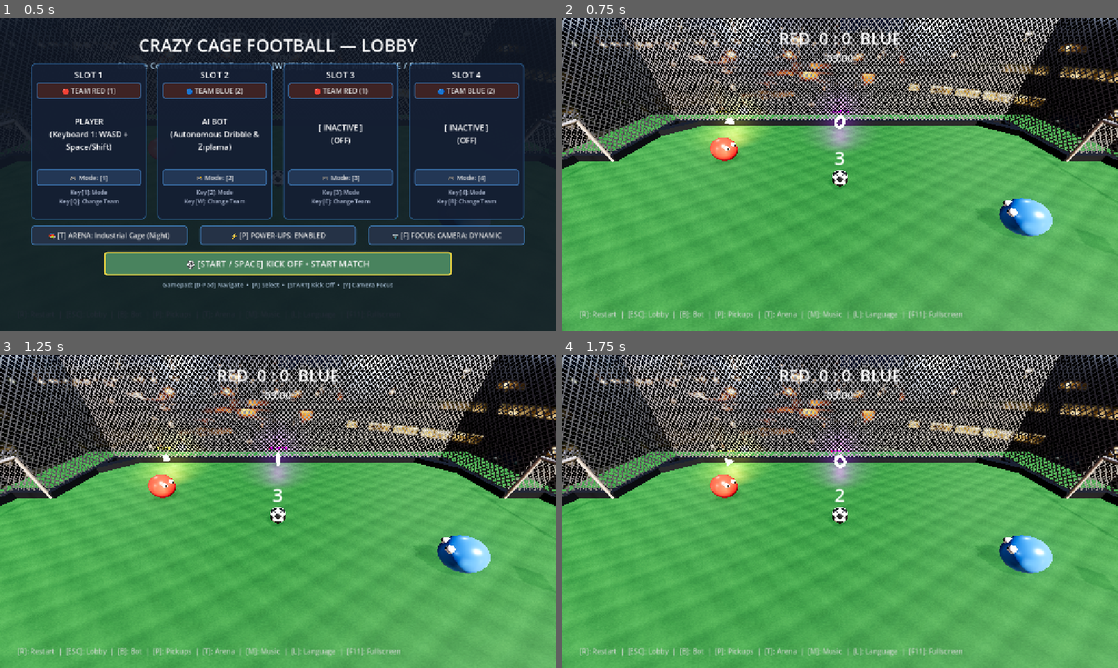
Above: before the commit, frames 1-4 (two rows, left to right).
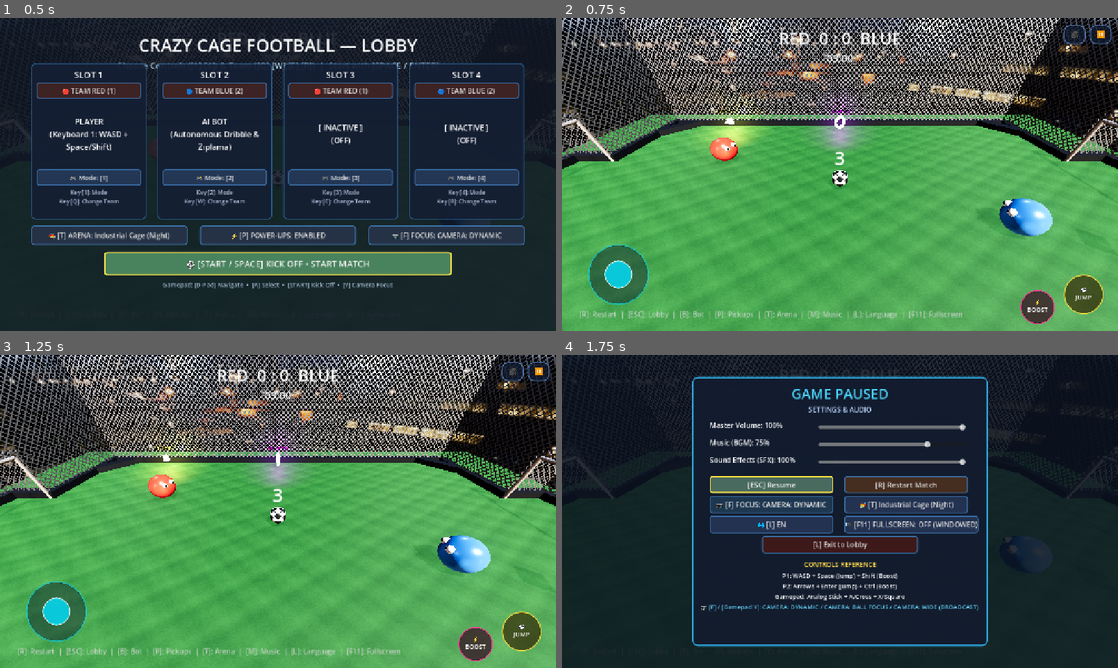
Above: after the commit, the same moments.

Repository: RobinNunkesser/gd-godot-crazy-cage-football
Game: Godot game, scene res://scenes/main.tscn
The game is run twice, just before and just after one commit, with the same random seed, the same clock (stepped at 60 frames per second) and the same inputs.
Inputs (mouse positions are in pixels of both pictures, inside the frame that each line leads up to):
- Up to frame 1 (0.5 s): no input
- Up to frame 2 (0.75 s): click "⚽ [START / SPACE] KICK OFF • …" at 0.5 s
- Up to frame 3 (1.25 s): no input
- Up to frame 4 (1.75 s): click (1101, 370) at 1.25 s, where only the run after the commit has a clickable "⏸️"

Frame 1 is identical in both runs. In frame 2, 3.3% of the frame differs, in the area x 4-99%, y 2-98%; in frame 3, 3.3%; in frame 4, 95%, in the area x 0-100%, y 0-100%.

Commit message:
feat(web,tablet): add arcade touch overlay and github pages single-threaded deployment

Diff:
--- a/project.godot
+++ b/project.godot
@@ -7,7 +7,7 @@
 [application]
 
 config/name="Crazy Cage Football"
-config/version="0.2.1"
+config/version="0.2.2"
 config/description="3D Physics Cage Soccer Game in Godot 4 inspired by Zippir: Kafes Futbolu. Roll, jump (Ziplama) and score bank-shot goals!"
 run/main_scene="res://scenes/main.tscn"
 config/icon="res://assets/icon.png"
@@ -30,6 +30,12 @@
 [rendering]
 
 textures/vram_compression/import_etc2_astc=true
+renderer/rendering_method.web="gl_compatibility"
+
+[input_devices]
+
+pointing/emulate_touch_from_mouse=true
+pointing/emulate_mouse_from_touch=true
 
 [input]
 
--- a/scenes/main.gd
+++ b/scenes/main.gd
@@ -11,9 +11,11 @@
 const CagePowerUp = preload("res://scripts/power_up.gd")
 const CageThemeManager = preload("res://scripts/cage_theme_manager.gd")
 const CageMatchStats = preload("res://scripts/match_stats.gd")
+const CageTouchOverlay = preload("res://scripts/cage_touch_overlay.gd")
 
 var theme_manager: CageThemeManager
 var match_stats: CageMatchStats
+var touch_overlay: CageTouchOverlay
 var is_game_paused: bool = false
 var world_env: WorldEnvironment
 var stadium_light: DirectionalLight3D
@@ -301,6 +303,13 @@
 	# 9. Theme Manager & Initiale Theme-Anwendung
 	theme_manager = CageThemeManager.get_instance()
 	apply_theme(theme_manager.get_current_theme(), false)
+
+	# 10. Touch Overlay für Tablets & Web
+	touch_overlay = CageTouchOverlay.new()
+	touch_overlay.name = "CageTouchOverlay"
+	touch_overlay.pause_requested.connect(toggle_pause)
+	touch_overlay.camera_focus_requested.connect(cycle_gameplay_focus)
+	add_child(touch_overlay)
 
 func _build_wall(pos: Vector3, size: Vector3, wall_name: String, custom_color: Color = Color(0.75, 0.8, 0.85, 0.75)) -> void:
 	var body = StaticBody3D.new()
@@ -1558,10 +1567,14 @@
 		ball.freeze = is_game_paused
 	if sound_manager:
 		sound_manager.play_ui_click()
+	if touch_overlay:
+		touch_overlay.set_gameplay_active(!is_game_paused)
 
 func show_match_stats() -> void:
 	if not ui_stats_container:
 		return
+	if touch_overlay:
+		touch_overlay.set_gameplay_active(false)
 
 	if ui_banner_label:
 		ui_banner_label.visible = false
@@ -2217,6 +2230,8 @@
 
 	ui_lobby_panel.visible = false
 	ui_hud_container.visible = true
+	if touch_overlay:
+		touch_overlay.set_gameplay_active(true)
 	_power_up_spawn_timer = 0.0
 	clear_power_ups()
 	reset_positions()
@@ -2230,6 +2245,8 @@
 
 func return_to_lobby() -> void:
 	is_game_paused = false
+	if touch_overlay:
+		touch_overlay.set_gameplay_active(false)
 	if ui_pause_container:
 		ui_pause_container.visible = false
 	if ui_stats_container:
@@ -2290,6 +2307,8 @@
 
 func restart_game() -> void:
 	is_game_paused = false
+	if touch_overlay:
+		touch_overlay.set_gameplay_active(true)
 	if ui_pause_container:
 		ui_pause_container.visible = false
 	if ui_stats_container:
--- /dev/null
+++ b/scripts/cage_touch_overlay.gd
@@ -0,0 +1,353 @@
+extends CanvasLayer
+class_name CageTouchOverlay
+
+## CageTouchOverlay: Ergonomisches On-Screen Arcade-Touch-Overlay für Tablets & Web
+## Bietet einen dynamischen virtuellen Analogstick (links), Jump- & Boost-Buttons (rechts)
+## sowie Quick-Access Tasten (Pause & Kamera-Fokus) für Touchscreens.
+
+signal pause_requested
+signal camera_focus_requested
+
+@export var force_visible: bool = false:
+	set(val):
+		force_visible = val
+		if val:
+			is_touch_active = true
+		else:
+			_detect_touch_device()
+		_update_visibility()
+@export var joystick_radius: float = 70.0
+@export var deadzone: float = 0.15
+
+var is_touch_active: bool = false
+var is_gameplay_active: bool = false
+
+# Touch-Tracking IDs (-1 = inaktiv)
+var _joystick_touch_id: int = -1
+var _jump_touch_id: int = -1
+var _boost_touch_id: int = -1
+
+# Positionen & Vektoren
+var _joystick_center: Vector2 = Vector2.ZERO
+var _joystick_default_pos: Vector2 = Vector2(140.0, 580.0)
+var _input_vector: Vector2 = Vector2.ZERO
+
+# UI Nodes
+var root_control: Control
+var joystick_base: Panel
+var joystick_knob: Panel
+var jump_btn: Button
+var boost_btn: Button
+var pause_btn: Button
+var cam_btn: Button
+
+func _ready() -> void:
+	layer = 15
+	_detect_touch_device()
+	if not is_instance_valid(root_control):
+		_build_ui()
+	_update_visibility()
+	var vp = get_viewport()
+	if vp and not vp.size_changed.is_connected(_on_viewport_resized):
+		vp.size_changed.connect(_on_viewport_resized)
+
+func _on_pause_pressed() -> void:
+	pause_requested.emit()
+
+func _on_cam_pressed() -> void:
+	camera_focus_requested.emit()
+
+func _get_viewport_size() -> Vector2:
+	var vp = get_viewport()
+	if vp:
+		return vp.get_visible_rect().size
+	return Vector2(1280.0, 720.0)
+
+func _detect_touch_device() -> void:
+	if force_visible:
+		is_touch_active = true
+		return
+	is_touch_active = DisplayServer.is_touchscreen_available() \
+		or OS.has_feature("web_android") \
+		or OS.has_feature("web_ios") \
+		or OS.has_feature("mobile") \
+		or OS.has_feature("touchscreen")
+
+func set_gameplay_active(active: bool) -> void:
+	is_gameplay_active = active
+	_reset_joystick()
+	_update_visibility()
+
+func _update_visibility() -> void:
+	if not is_instance_valid(root_control):
+		return
+	# Root ist aktiv, wenn Touchscreen erkannt wurde oder forciert ist
+	root_control.visible = is_touch_active
+
+	# Joystick & Action-Buttons sind nur während des Matches aktiv (nicht in Lobby / Pausenmenü)
+	var match_active = is_touch_active and is_gameplay_active
+	if is_instance_valid(joystick_base):
+		joystick_base.visible = match_active
+	if is_instance_valid(jump_btn):
+		jump_btn.visible = match_active
+	if is_instance_valid(boost_btn):
+		boost_btn.visible = match_active
+	if is_instance_valid(pause_btn):
+		pause_btn.visible = match_active
+	if is_instance_valid(cam_btn):
+		cam_btn.visible = match_active
+
+func _build_ui() -> void:
+	root_control = Control.new()
+	root_control.name = "TouchOverlayRoot"
+	root_control.set_anchors_preset(Control.PRESET_FULL_RECT)
+	root_control.mouse_filter = Control.MOUSE_FILTER_IGNORE
+	add_child(root_control)
+
+	var vp_size = _get_viewport_size()
+	_joystick_default_pos = Vector2(130.0, maxf(vp_size.y - 130.0, 200.0))
+	_joystick_center = _joystick_default_pos
+
+	# --- 1. Virtueller Joystick (Links) ---
+	joystick_base = Panel.new()
+	joystick_base.name = "JoystickBase"
+	joystick_base.custom_minimum_size = Vector2(joystick_radius * 2.0, joystick_radius * 2.0)
+	joystick_base.size = joystick_base.custom_minimum_size
+	joystick_base.position = _joystick_center - Vector2(joystick_radius, joystick_radius)
+	joystick_base.mouse_filter = Control.MOUSE_FILTER_IGNORE
+
+	var base_style = StyleBoxFlat.new()
+	base_style.set_corner_radius_all(int(joystick_radius))
+	base_style.bg_color = Color(0.04, 0.08, 0.16, 0.45)
+	base_style.border_color = Color(0.0, 0.85, 1.0, 0.6)
+	base_style.border_width_left = 3
+	base_style.border_width_top = 3
+	base_style.border_width_right = 3
+	base_style.border_width_bottom = 3
+	joystick_base.add_theme_stylebox_override("panel", base_style)
+	root_control.add_child(joystick_base)
+
+	joystick_knob = Panel.new()
+	joystick_knob.name = "JoystickKnob"
+	var knob_rad = 32.0
+	joystick_knob.custom_minimum_size = Vector2(knob_rad * 2.0, knob_rad * 2.0)
+	joystick_knob.size = joystick_knob.custom_minimum_size
+	joystick_knob.position = Vector2(joystick_radius - knob_rad, joystick_radius - knob_rad)
+	joystick_knob.mouse_filter = Control.MOUSE_FILTER_IGNORE
+
+	var knob_style = StyleBoxFlat.new()
+	knob_style.set_corner_radius_all(int(knob_rad))
+	knob_style.bg_color = Color(0.0, 0.88, 1.0, 0.8)
+	knob_style.border_color = Color(1.0, 1.0, 1.0, 0.9)
+	knob_style.border_width_left = 2
+	knob_style.border_width_top = 2
+	knob_style.border_width_right = 2
+	knob_style.border_width_bottom = 2
+	joystick_knob.add_theme_stylebox_override("panel", knob_style)
+	joystick_base.add_child(joystick_knob)
+
+	# --- 2. Action Buttons (Rechts) ---
+	jump_btn = _create_action_button("⚽\nJUMP", Color(1.0, 0.88, 0.25, 0.85), Color(0.2, 0.15, 0.02, 0.7), 46.0)
+	jump_btn.name = "TouchJumpBtn"
+	root_control.add_child(jump_btn)
+
+	boost_btn = _create_action_button("⚡\nBOOST", Color(1.0, 0.2, 0.6, 0.85), Color(0.2, 0.02, 0.12, 0.7), 40.0)
+	boost_btn.name = "TouchBoostBtn"
+	root_control.add_child(boost_btn)
+
+	# --- 3. Top Quick-Access Buttons ---
+	pause_btn = Button.new()
+	pause_btn.name = "TouchPauseBtn"
+	pause_btn.text = "⏸️"
+	pause_btn.focus_mode = Control.FOCUS_NONE
+	pause_btn.mouse_filter = Control.MOUSE_FILTER_STOP
+	var p_style = StyleBoxFlat.new()
+	p_style.set_corner_radius_all(14)
+	p_style.bg_color = Color(0.08, 0.12, 0.2, 0.7)
+	p_style.border_color = Color(0.4, 0.6, 0.9, 0.8)
+	p_style.border_width_left = 2
+	p_style.border_width_top = 2
+	p_style.border_width_right = 2
+	p_style.border_width_bottom = 2
+	pause_btn.add_theme_stylebox_override("normal", p_style)
+	pause_btn.add_theme_stylebox_override("pressed", p_style)
+	pause_btn.add_theme_font_size_override("font_size", 20)
+	pause_btn.pressed.connect(_on_pause_pressed)
+	root_control.add_child(pause_btn)
+
+	cam_btn = Button.new()
+	cam_btn.name = "TouchCamBtn"
+	cam_btn.text = "🎥"
+	cam_btn.focus_mode = Control.FOCUS_NONE
+	cam_btn.mouse_filter = Control.MOUSE_FILTER_STOP
+	cam_btn.add_theme_stylebox_override("normal", p_style)
+	cam_btn.add_theme_stylebox_override("pressed", p_style)
+	cam_btn.add_theme_font_size_override("font_size", 20)
+	cam_btn.pressed.connect(_on_cam_pressed)
+	root_control.add_child(cam_btn)
+
+	_layout_buttons(vp_size)
+
+func _create_action_button(label: String, border_col: Color, bg_col: Color, radius: float) -> Button:
+	var btn = Button.new()
+	btn.text = label
+	btn.focus_mode = Control.FOCUS_NONE
+	btn.mouse_filter = Control.MOUSE_FILTER_IGNORE # Eingaben werden über _unhandled_input mit Multi-Touch verarbeitet
+	btn.custom_minimum_size = Vector2(radius * 2.0, radius * 2.0)
+	btn.size = btn.custom_minimum_size
+
+	var style = StyleBoxFlat.new()
+	style.set_corner_radius_all(int(radius))
+	style.bg_color = bg_col
+	style.border_color = border_col
+	style.border_width_left = 3
+	style.border_width_top = 3
+	style.border_width_right = 3
+	style.border_width_bottom = 3
+	btn.add_theme_stylebox_override("normal", style)
+	btn.add_theme_stylebox_override("pressed", style)
+	btn.add_theme_color_override("font_color", Color.WHITE)
+	btn.add_theme_font_size_override("font_size", 14)
+	return btn
+
+func _layout_buttons(vp_size: Vector2) -> void:
+	_joystick_default_pos = Vector2(130.0, maxf(vp_size.y - 130.0, 200.0))
+	if _joystick_touch_id == -1:
+		_joystick_center = _joystick_default_pos
+		if is_instance_valid(joystick_base):
+			joystick_base.position = _joystick_center - Vector2(joystick_radius, joystick_radius)
+
+	# Jump Button rechts unten (gut mit rechtem Daumen erreichbar)
+	if is_instance_valid(jump_btn):
+		jump_btn.position = Vector2(vp_size.x - 125.0, vp_size.y - 130.0)
+
+	# Boost Button leicht versetzt links/oberhalb vom Jump Button
+	if is_instance_valid(boost_btn):
+		boost_btn.position = Vector2(vp_size.x - 225.0, vp_size.y - 95.0)
+
+	# Quick Buttons oben rechts
+	if is_instance_valid(pause_btn):
+		pause_btn.size = Vector2(50.0, 44.0)
+		pause_btn.position = Vector2(vp_size.x - 65.0, 16.0)
+
+	if is_instance_valid(cam_btn):
+		cam_btn.size = Vector2(50.0, 44.0)
+		cam_btn.position = Vector2(vp_size.x - 125.0, 16.0)
+
+func _on_viewport_resized() -> void:
+	_layout_buttons(_get_viewport_size())
+
+func _unhandled_input(event: InputEvent) -> void:
+	if not is_touch_active or not is_gameplay_active:
+		return
+
+	if event is InputEventScreenTouch:
+		var touch := event as InputEventScreenTouch
+		if touch.pressed:
+			_handle_touch_down(touch.index, touch.position)
+		else:
+			_handle_touch_up(touch.index)
+	elif event is InputEventScreenDrag:
+		var drag := event as InputEventScreenDrag
+		_handle_touch_drag(drag.index, drag.position)
+
+func _handle_touch_down(index: int, pos: Vector2) -> void:
+	var vp_size = _get_viewport_size()
+
+	# 1. Jump Button Hit-Test
+	if is_instance_valid(jump_btn) and jump_btn.get_global_rect().has_point(pos):
+		_jump_touch_id = index
+		Input.action_press("p1_jump")
+		_pulse_button(jump_btn, true)
+		return
+
+	# 2. Boost Button Hit-Test
+	if is_instance_valid(boost_btn) and boost_btn.get_global_rect().has_point(pos):
+		_boost_touch_id = index
+		Input.action_press("p1_boost")
+		_pulse_button(boost_btn, true)
+		return
+
+	# 3. Joystick: Beliebiger Touch in der linken Bildschirmhälfte
+	if pos.x < vp_size.x * 0.5 and _joystick_touch_id == -1:
+		_joystick_touch_id = index
+		_joystick_center = pos
+		joystick_base.position = _joystick_center - Vector2(joystick_radius, joystick_radius)
+		_update_joystick(pos)
+
+func _handle_touch_drag(index: int, pos: Vector2) -> void:
+	if index == _joystick_touch_id:
+		_update_joystick(pos)
+
+func _handle_touch_up(index: int) -> void:
+	if index == _joystick_touch_id:
+		_joystick_touch_id = -1
+		_reset_joystick()
+	elif index == _jump_touch_id:
+		_jump_touch_id = -1
+		Input.action_release("p1_jump")
+		_pulse_button(jump_btn, false)
+	elif index == _boost_touch_id:
+		_boost_touch_id = -1
+		Input.action_release("p1_boost")
+		_pulse_button(boost_btn, false)
+
+func _update_joystick(pos: Vector2) -> void:
+	var diff = pos - _joystick_center
+	var dist = diff.length()
+	if dist > joystick_radius:
+		diff = diff.normalized() * joystick_radius
+
+	var knob_rad = 32.0
+	joystick_knob.position = (diff + Vector2(joystick_radius, joystick_radius)) - Vector2(knob_rad, knob_rad)
+
+	var raw_vec = diff / joystick_radius
+	if raw_vec.length() < deadzone:
+		_input_vector = Vector2.ZERO
+	else:
+		_input_vector = raw_vec
+
+	_dispatch_action_events(_input_vector)
+
+func _reset_joystick() -> void:
+	_input_vector = Vector2.ZERO
+	_dispatch_action_events(Vector2.ZERO)
+	var knob_rad = 32.0
+	if is_instance_valid(joystick_knob):
+		joystick_knob.position = Vector2(joystick_radius - knob_rad, joystick_radius - knob_rad)
+	if is_instance_valid(joystick_base):
+		_joystick_center = _joystick_default_pos
+		joystick_base.position = _joystick_center - Vector2(joystick_radius, joystick_radius)
+
+func _dispatch_action_events(vec: Vector2) -> void:
+	# Horizontale Aktionen
+	if vec.x < -deadzone:
+		Input.action_press("p1_left", -vec.x)
+		Input.action_release("p1_right")
+	elif vec.x > deadzone:
+		Input.action_press("p1_right", vec.x)
+		Input.action_release("p1_left")
+	else:
+		Input.action_release("p1_left")
+		Input.action_release("p1_right")
+
+	# Vertikale Aktionen (Y negativ = oben, Y positiv = unten in 2D)
+	if vec.y < -deadzone:
+		Input.action_press("p1_up", -vec.y)
+		Input.action_release("p1_down")
+	elif vec.y > deadzone:
+		Input.action_press("p1_down", vec.y)
+		Input.action_release("p1_up")
+	else:
+		Input.action_release("p1_up")
+		Input.action_release("p1_down")
+
+func _pulse_button(btn: Button, pressed: bool) -> void:
+	if not is_instance_valid(btn):
+		return
+	var target_scale = Vector2(0.9, 0.9) if pressed else Vector2(1.0, 1.0)
+	var tween = create_tween()
+	tween.tween_property(btn, "scale", target_scale, 0.08).set_trans(Tween.TRANS_QUAD)
+
+func get_input_vector() -> Vector2:
+	return _input_vector
--- a/test_gameplay.gd
+++ b/test_gameplay.gd
@@ -10,6 +10,7 @@
 const CageJuiceManager = preload("res://scripts/cage_juice_manager.gd")
 const CageThemeManager = preload("res://scripts/cage_theme_manager.gd")
 const CageMatchStats = preload("res://scripts/match_stats.gd")
+const CageTouchOverlay = preload("res://scripts/cage_touch_overlay.gd")
 
 func _init() -> void:
 	print("\n--- Running Headless Godot 4 Unit & Gameplay Tests for Crazy Cage Football ---")
@@ -27,6 +28,7 @@
 	success = success and _test_theme_manager()
 	success = success and _test_match_stats()
 	success = success and _test_pause_and_options()
+	success = success and _test_touch_overlay()
 
 	if success:
 		print("=== ALL TESTS FOR CRAZY CAGE FOOTBALL PASSED SUCCESSFULLY! ===\n")
@@ -592,3 +594,64 @@
 	main_scene.queue_free()
 	print("  -> Pause/Options, Match Stats Modal & Volume Controls OK.")
 	return true
+
+func _test_touch_overlay() -> bool:
+	print("[13/13] Testing CageTouchOverlay tablet detection, multi-touch virtual joystick & buttons...")
+	var overlay = CageTouchOverlay.new()
+	overlay.force_visible = true
+	root.add_child(overlay)
+	overlay._ready()
+
+	assert(overlay.is_touch_active == true, "force_visible should activate touch mode")
+	assert(overlay.jump_btn != null, "Jump touch button must exist")
+	assert(overlay.boost_btn != null, "Boost touch button must exist")
+	assert(overlay.joystick_base != null, "Joystick base must exist")
+	assert(overlay.joystick_knob != null, "Joystick knob must exist")
+
+	# Test Gameplay State Visibility
+	overlay.set_gameplay_active(false)
+	assert(overlay.joystick_base.visible == false, "Joystick should be hidden when gameplay inactive")
+	assert(overlay.jump_btn.visible == false, "Jump button should be hidden when gameplay inactive")
+
+	overlay.set_gameplay_active(true)
+	assert(overlay.joystick_base.visible == true, "Joystick should be visible when gameplay active")
+	assert(overlay.jump_btn.visible == true, "Jump button should be visible when gameplay active")
+
+	# Test Jump Touch Simulation
+	var jump_pos = overlay.jump_btn.position + Vector2(10.0, 10.0)
+	overlay._handle_touch_down(0, jump_pos)
+	assert(Input.is_action_pressed("p1_jump"), "Touch down on jump button should press p1_jump action")
+	overlay._handle_touch_up(0)
+	assert(not Input.is_action_pressed("p1_jump"), "Touch up on jump button should release p1_jump action")
+
+	# Test Boost Touch Simulation
+	var boost_pos = overlay.boost_btn.position + Vector2(10.0, 10.0)
+	overlay._handle_touch_down(1, boost_pos)
+	assert(Input.is_action_pressed("p1_boost"), "Touch down on boost button should press p1_boost action")
+	overlay._handle_touch_up(1)
+	assert(not Input.is_action_pressed("p1_boost"), "Touch up on boost button should release p1_boost action")
+
+	# Test Virtual Joystick Drag Simulation
+	var j_start = Vector2(100.0, 400.0)
+	overlay._handle_touch_down(2, j_start)
+	overlay._handle_touch_drag(2, j_start + Vector2(40.0, 0.0)) # Drag right
+	assert(overlay.get_input_vector().x > 0.0, "Joystick vector X should be positive when dragged right")
+	assert(Input.is_action_pressed("p1_right"), "Dragging right should press p1_right action")
+	overlay._handle_touch_up(2)
+	assert(overlay.get_input_vector() == Vector2.ZERO, "Releasing joystick should reset vector to ZERO")
+	assert(not Input.is_action_pressed("p1_right"), "Releasing joystick should release p1_right action")
+
+	# Test Quick Actions
+	var pause_fired = [false]
+	overlay.pause_requested.connect(func(): pause_fired[0] = true)
+	overlay.pause_btn.pressed.emit()
+	assert(pause_fired[0], "Clicking pause button should emit pause_requested")
+
+	var cam_fired = [false]
+	overlay.camera_focus_requested.connect(func(): cam_fired[0] = true)
+	overlay.cam_btn.pressed.emit()
+	assert(cam_fired[0], "Clicking cam button should emit camera_focus_requested")
+
+	overlay.queue_free()
+	print("  -> CageTouchOverlay tablet virtual joystick & arcade buttons OK.")
+	return true
Not shown, changed: export_presets.cfg
Not shown, changed: .github/workflows/export.yml
Not shown, changed: README.md
